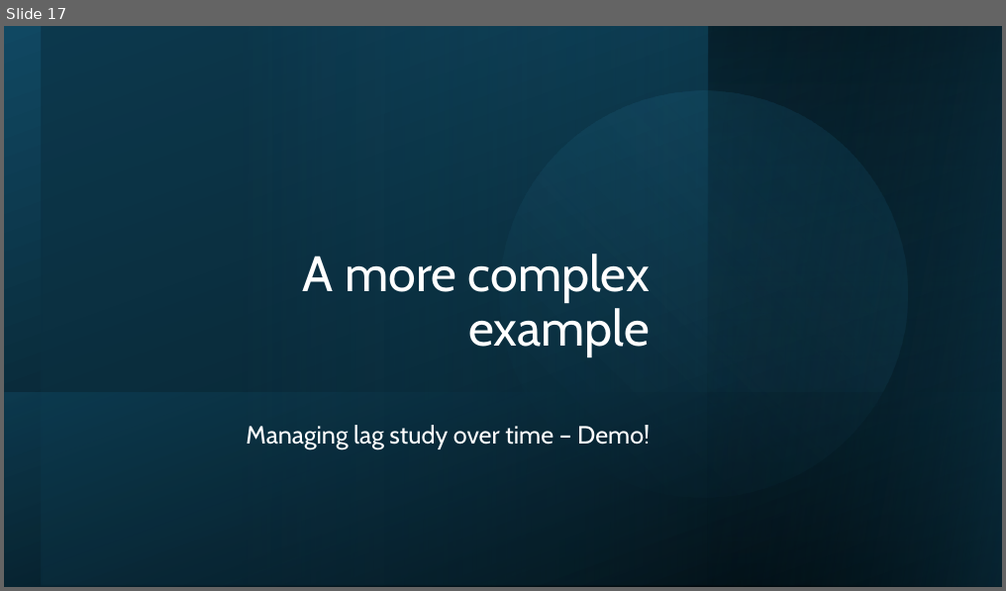
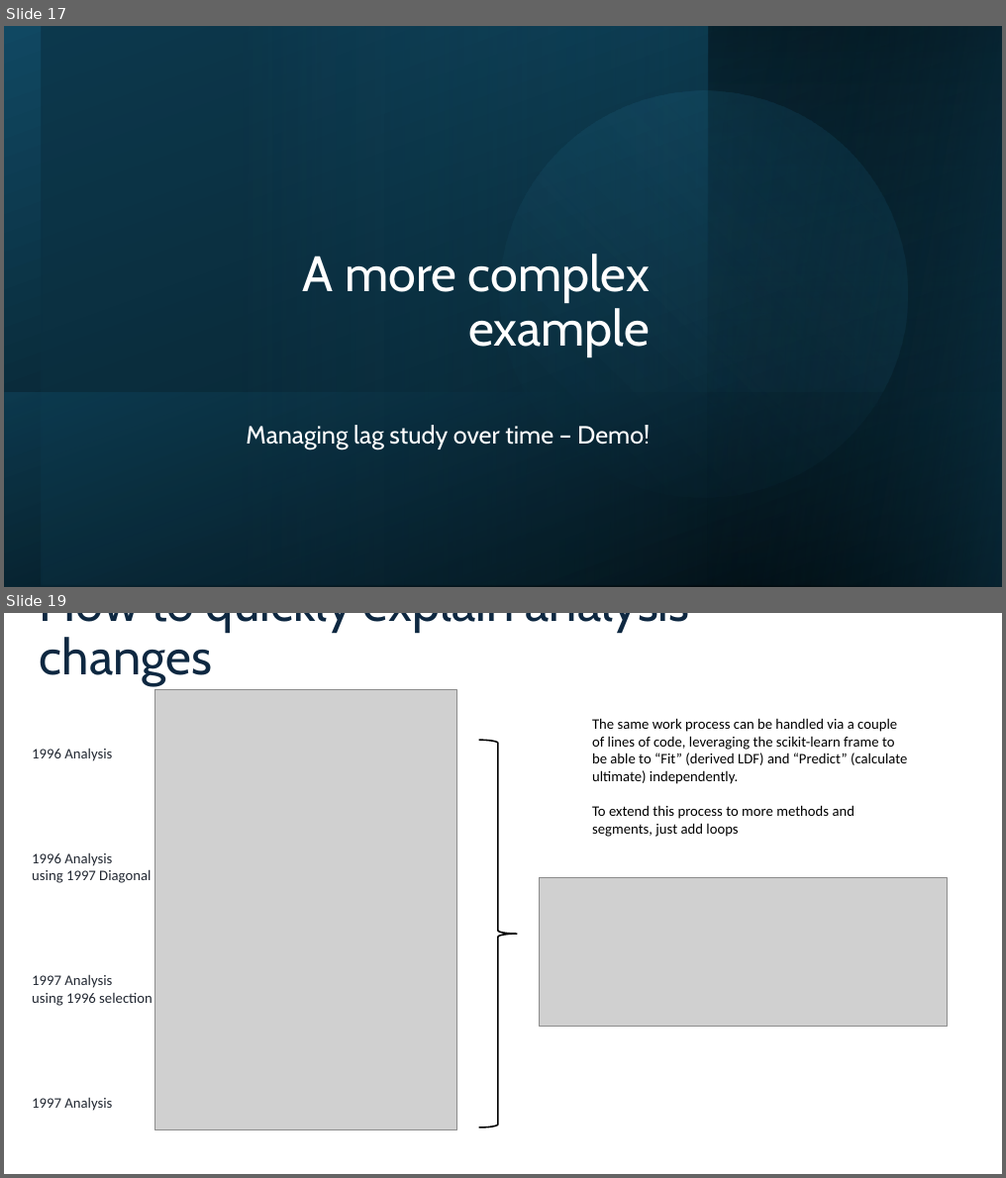
Before and after one commit to jbogaardt/fullstackactuary2024, a slide deck: draft presentation.pptx. Shown one above the other, each under a label of ours: slide 17 before the commit, slides 17 and 19 after it; the slides between them are not shown. The pictures are 1006x591 and 1006x1178 pixels, drawn with LibreOffice and Linux fonts; fonts in the diff are those of the drawing; grey boxes stand for pictures. Boxes give left, top, right and bottom in pixels: in the first picture for what was removed or moved away, otherwise in the second. Text is boxed around its words. In the diff, an @@ line names an element or a change of style, - is before the commit and + after.

```diff
--- a/draft presentation.pptx
+++ b/draft presentation.pptx
@@ slide 19 added at bbox=[4, 613, 1002, 1174], background #FFFFFF @@
@@ title added at bbox=[40, 613, 690, 685], 48 pt, text #0E2841 @@
+How to quickly explain analysis changes
@@ picture added at bbox=[154, 690, 456, 1131] @@
@@ text added at bbox=[592, 718, 907, 837], 14 pt, text #000000 @@
+The same work process can be handled via a couple of lines of code, leveraging the scikit-learn frame to be able to “Fit” (derived LDF) and “Predict” (calculate ultimate) independently.
+To extend this process to more methods and segments, just add loops
@@ text added at bbox=[32, 749, 152, 1111], 14 pt, text #222832 @@
+1996 Analysis
+1996 Analysis
+using 1997 Diagonal
+1997 Analysis
+using 1996 selection
+1997 Analysis
@@ right brace added at bbox=[478, 741, 517, 1128], outline #000000 1.5 pt @@
@@ picture added at bbox=[540, 877, 947, 1026] @@
```
Also in this commit, not shown: 1 other slide added, 2 other files.
